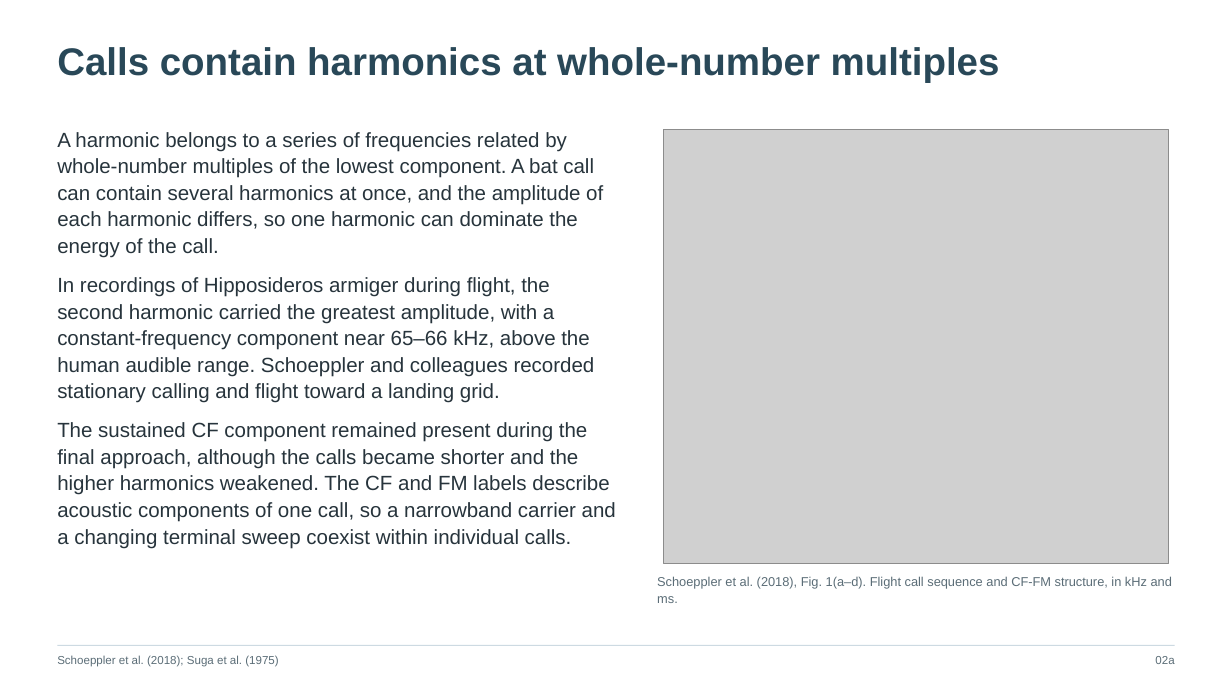
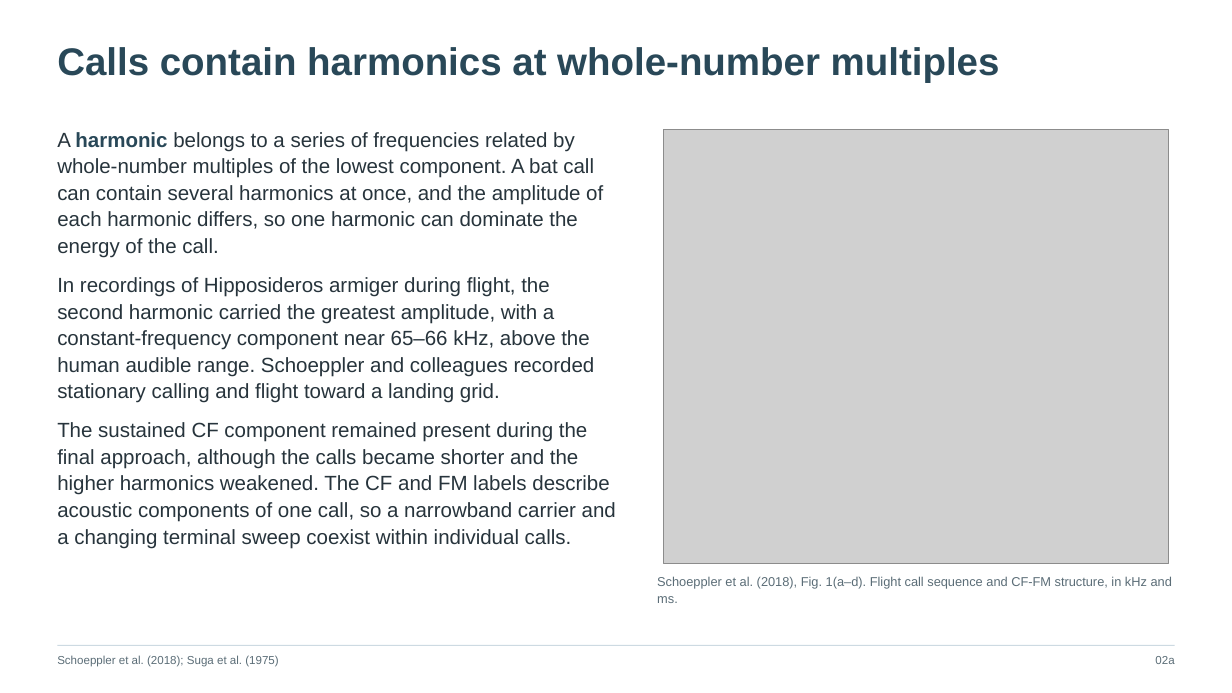
Before and after one commit to jordanxxlopez/NEUROETHOLOGY, a slide deck: slide 3 of scaffolded/Neuroethology_Lecture16_FA2026_NEW_SCAFFOLDED.pptx. Drawn at 1232x693 pixels with LibreOffice and Linux fonts; fonts in the diff are those of the drawing; grey boxes stand for pictures. Boxes give left, top, right and bottom in pixels: in the first picture for what was removed or moved away, otherwise in the second. Text is boxed around its words. In the diff, an @@ line names an element or a change of style, - is before the commit and + after.

```diff
--- a/scaffolded/Neuroethology_Lecture16_FA2026_NEW_SCAFFOLDED.pptx
+++ b/scaffolded/Neuroethology_Lecture16_FA2026_NEW_SCAFFOLDED.pptx
@@ text at <box>57,132,603,258</box>: text colour #27343C to #294858, bold on in "harmonic" @@
```
Also in this commit, not shown: 13 other slides changed, 29 other files.
